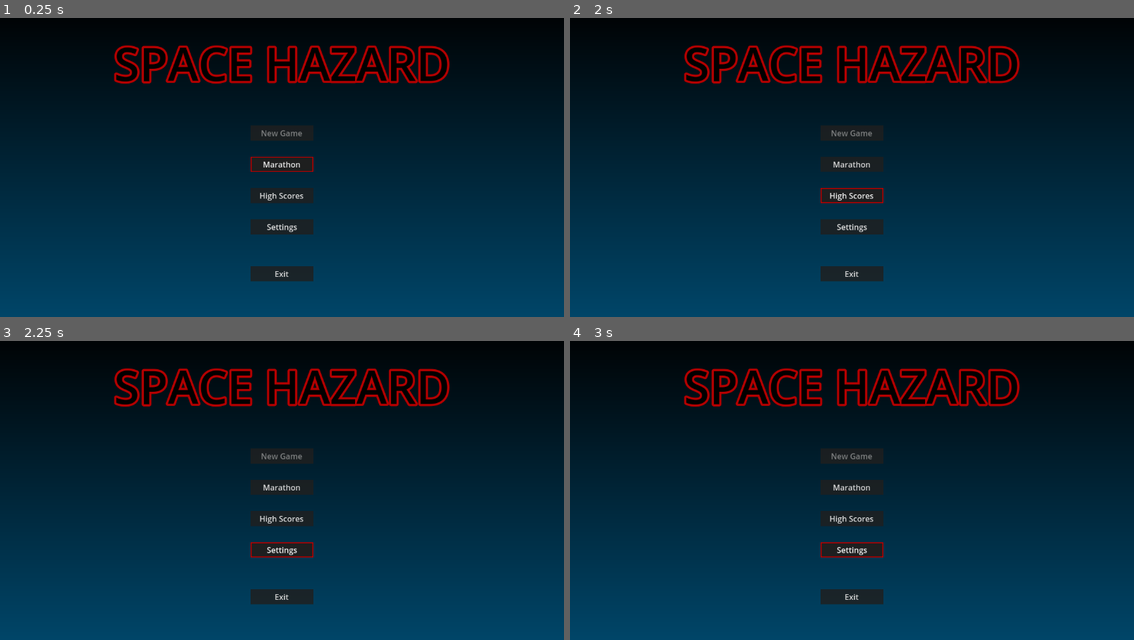
Above: before the commit, frames 1-4 (two rows, left to right).
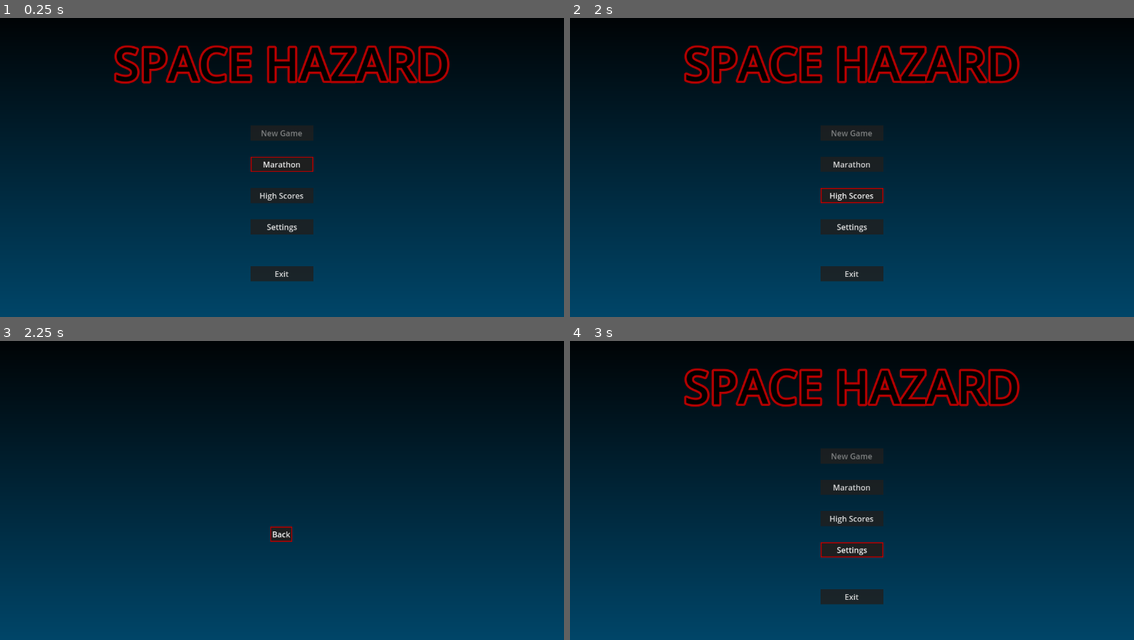
Above: after the commit, the same moments.

Repository: fractalate/space-hazard
Game: Godot game, scene res://main.tscn
Same seed, same stepped clock (60 frames per second), same inputs: the game is played once before the commit and once after it.
Inputs (mouse positions are in pixels of both pictures, inside the frame that each line leads up to):
- Up to frame 1 (0.25 s): no input
- Up to frame 2 (2 s): click "Marathon" at 0.5 s; click "High Scores" at 1.25 s
- Up to frame 3 (2.25 s): click "Settings" at 2 s
- Up to frame 4 (3 s): click (852, 535) at 2.75 s, where only the run after the commit has a clickable "Back"

Frames 1-2 are identical in both runs. In frame 3, 6.1% of the frame differs, in the area x 20-80%, y 9-88%; in frame 4, nothing differs.

Commit message:
Basic Menu with a Logo
Added X button on controller to be ui_accept

Diff:
--- a/menus/main_menu.gd
+++ b/menus/main_menu.gd
@@ -1,7 +1,41 @@
 extends Control
 
-#@onready var ButtonNewGame = $ButtonNewGame
-@onready var ButtonMarathon = $ButtonMarathon
+signal menu_closed
+
+var SettingsMenu = load('res://menus/settings_menu.tscn')
+
+@onready var MainMenuContent = $MainMenuContent
+
+#@onready var ButtonNewGame = $MainMenuContent/ButtonNewGame
+@onready var ButtonMarathon = $MainMenuContent/ButtonMarathon
+@onready var ButtonSettings = $MainMenuContent/ButtonSettings
+@onready var ButtonExit = $MainMenuContent/ButtonExit
+
+func _ready():
+	ButtonMarathon.connect('pressed', on_button_marathon_pressed)
+	ButtonSettings.connect('pressed', on_button_settings_pressed)
+	ButtonExit.connect('pressed', on_button_exit_pressed)
 
 func select_default_button():
 	ButtonMarathon.grab_focus()
+
+func on_button_marathon_pressed():
+	print('starting marathon')
+
+func on_button_settings_pressed():
+	var m = SettingsMenu.instantiate()
+	add_child(m)
+	m.select_default_button()
+	MainMenuContent.visible = false
+	var on_back = func():
+		MainMenuContent.visible = true
+		ButtonSettings.grab_focus()
+	m.connect('menu_closed', on_back)
+
+func on_button_exit_pressed():
+	menu_closed.emit()
+	queue_free()
+	# It might make sense to quit elsewhere, handling the menu_closed signal.
+	# e.g. if you need to save something that the menu doesn't track first.
+	# this is sufficient for now because we have nothing to save yet.
+	get_tree().quit()
--- a/menus/main_menu.tscn
+++ b/menus/main_menu.tscn
@@ -18,7 +18,13 @@
 grow_vertical = 2
 script = ExtResource("1_32ytp")
 
-[node name="ButtonNewGame" type="Button" parent="."]
+[node name="MainMenuContent" type="Control" parent="."]
+anchors_preset = 0
+offset_right = 40.0
+offset_bottom = 40.0
+
+[node name="ButtonNewGame" type="Button" parent="MainMenuContent"]
+layout_mode = 0
 offset_left = 512.0
 offset_top = 256.0
 offset_right = 640.0
@@ -28,7 +34,8 @@
 disabled = true
 text = "New Game"
 
-[node name="ButtonMarathon" type="Button" parent="."]
+[node name="ButtonMarathon" type="Button" parent="MainMenuContent"]
+layout_mode = 0
 offset_left = 512.0
 offset_top = 320.0
 offset_right = 640.0
@@ -38,7 +45,8 @@
 theme = ExtResource("2_lxvu5")
 text = "Marathon"
 
-[node name="ButtonHighScores" type="Button" parent="."]
+[node name="ButtonHighScores" type="Button" parent="MainMenuContent"]
+layout_mode = 0
 offset_left = 512.0
 offset_top = 384.0
 offset_right = 640.0
@@ -49,7 +57,8 @@
 text = "High Scores
 "
 
-[node name="ButtonSettings" type="Button" parent="."]
+[node name="ButtonSettings" type="Button" parent="MainMenuContent"]
+layout_mode = 0
 offset_left = 512.0
 offset_top = 448.0
 offset_right = 640.0
@@ -59,7 +68,8 @@
 theme = ExtResource("2_lxvu5")
 text = "Settings"
 
-[node name="ButtonExit" type="Button" parent="."]
+[node name="ButtonExit" type="Button" parent="MainMenuContent"]
+layout_mode = 0
 offset_left = 512.0
 offset_top = 544.0
 offset_right = 640.0
@@ -68,12 +78,12 @@
 theme = ExtResource("2_lxvu5")
 text = "Exit"
 
-[node name="Label" type="Label" parent="."]
+[node name="Label" type="Label" parent="MainMenuContent"]
 layout_mode = 0
 offset_left = 192.0
 offset_top = 64.0
 offset_right = 960.0
-offset_bottom = 87.0
+offset_bottom = 193.0
 text = "SPACE HAZARD"
 label_settings = SubResource("LabelSettings_e2up5")
 horizontal_alignment = 1
--- /dev/null
+++ b/menus/settings_menu.gd
@@ -0,0 +1,16 @@
+extends Control
+
+signal menu_closed
+
+@onready var ButtonBack = $ButtonBack
+
+# Called when the node enters the scene tree for the first time.
+func _ready():
+	ButtonBack.connect('pressed', on_button_back_pressed)
+
+func select_default_button():
+	ButtonBack.grab_focus()
+
+func on_button_back_pressed():
+	menu_closed.emit()
+	queue_free()
--- /dev/null
+++ b/menus/settings_menu.tscn
@@ -0,0 +1,22 @@
+[gd_scene load_steps=3 format=3 uid="uid://bc0y4t8xty02o"]
+
+[ext_resource type="Script" path="res://menus/settings_menu.gd" id="1_shhu7"]
+[ext_resource type="Theme" uid="uid://c2up455gxqrrh" path="res://menus/main_menu_button.tres" id="2_wplpy"]
+
+[node name="SettingsMenu" type="Control"]
+layout_mode = 3
+anchors_preset = 15
+anchor_right = 1.0
+anchor_bottom = 1.0
+grow_horizontal = 2
+grow_vertical = 2
+script = ExtResource("1_shhu7")
+
+[node name="ButtonBack" type="Button" parent="."]
+layout_mode = 0
+offset_left = 552.0
+offset_top = 416.0
+offset_right = 597.0
+offset_bottom = 447.0
+theme = ExtResource("2_wplpy")
+text = "Back"
--- a/project.godot
+++ b/project.godot
@@ -17,6 +17,20 @@
 
 [input]
 
+ui_accept={
+"deadzone": 0.5,
+"events": [Object(InputEventKey,"resource_local_to_scene":false,"resource_name":"","device":0,"window_id":0,"alt_pressed":false,"shift_pressed":false,"ctrl_pressed":false,"meta_pressed":false,"pressed":false,"keycode":4194309,"physical_keycode":0,"key_label":0,"unicode":0,"echo":false,"script":null)
+, Object(InputEventKey,"resource_local_to_scene":false,"resource_name":"","device":0,"window_id":0,"alt_pressed":false,"shift_pressed":false,"ctrl_pressed":false,"meta_pressed":false,"pressed":false,"keycode":4194310,"physical_keycode":0,"key_label":0,"unicode":0,"echo":false,"script":null)
+, Object(InputEventKey,"resource_local_to_scene":false,"resource_name":"","device":0,"window_id":0,"alt_pressed":false,"shift_pressed":false,"ctrl_pressed":false,"meta_pressed":false,"pressed":false,"keycode":32,"physical_keycode":0,"key_label":0,"unicode":32,"echo":false,"script":null)
+, Object(InputEventJoypadButton,"resource_local_to_scene":false,"resource_name":"","device":-1,"button_index":0,"pressure":0.0,"pressed":true,"script":null)
+]
+}
+ui_cancel={
+"deadzone": 0.5,
+"events": [Object(InputEventKey,"resource_local_to_scene":false,"resource_name":"","device":0,"window_id":0,"alt_pressed":false,"shift_pressed":false,"ctrl_pressed":false,"meta_pressed":false,"pressed":false,"keycode":4194305,"physical_keycode":0,"key_label":0,"unicode":0,"echo":false,"script":null)
+, Object(InputEventJoypadButton,"resource_local_to_scene":false,"resource_name":"","device":-1,"button_index":1,"pressure":0.0,"pressed":true,"script":null)
+]
+}
 up={
 "deadzone": 0.5,
 "events": [Object(InputEventJoypadButton,"resource_local_to_scene":false,"resource_name":"","device":-1,"button_index":11,"pressure":0.0,"pressed":true,"script":null)
